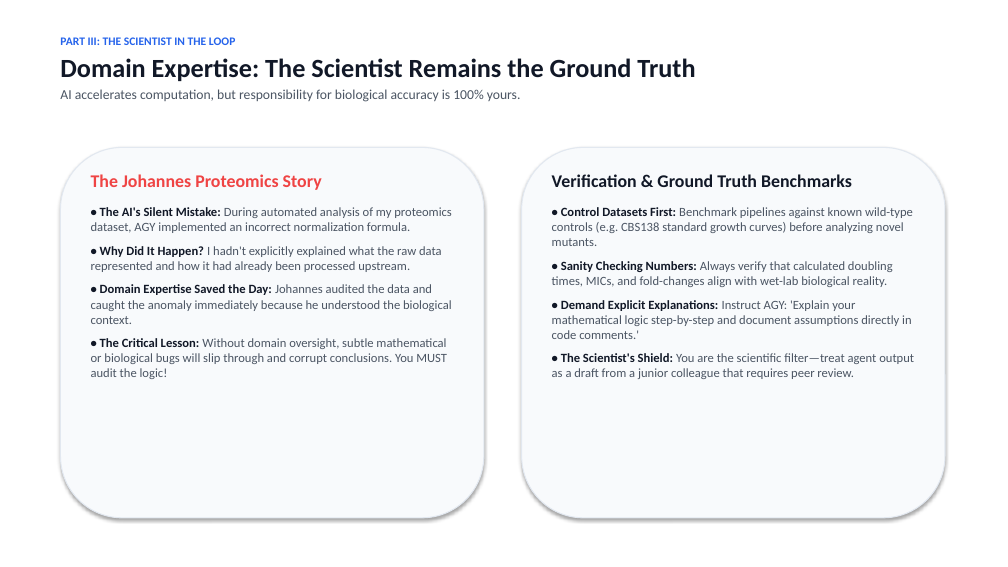
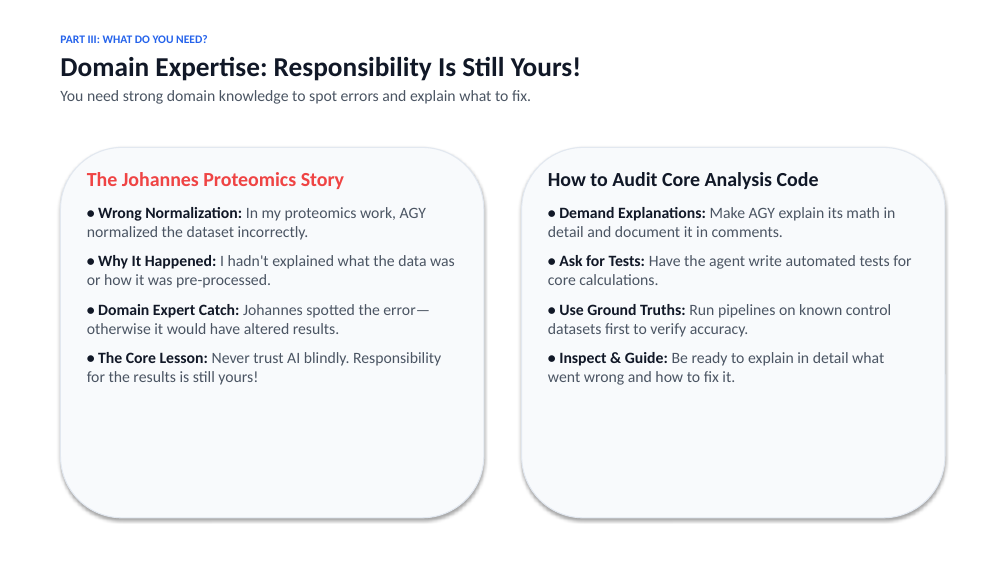
Before and after one commit to berman-lab/antigravity-intoduction-presentation, a slide deck: slide 13 of antigravity_lab_presentation.pptx. Drawn at 1008x567 pixels with LibreOffice and Linux fonts; fonts in the diff are those of the drawing. Boxes give left, top, right and bottom in pixels: in the first picture for what was removed or moved away, otherwise in the second. Text is boxed around its words. In the diff, an @@ line names an element or a change of style, - is before the commit and + after.

```diff
--- a/antigravity_lab_presentation.pptx
+++ b/antigravity_lab_presentation.pptx
@@ text at (60,35,581,104): text changed; size 13 to 15 pt @@
-PART III: THE SCIENTIST IN THE LOOP
-Domain Expertise: The Scientist Remains the Ground Truth
-AI accelerates computation, but responsibility for biological accuracy is 100% yours.
+PART III: WHAT DO YOU NEED?
+Domain Expertise: Responsibility Is Still Yours!
+You need strong domain knowledge to spot errors and explain what to fix.
@@ text at (87,172,344,189): size 17 to 19 pt in "The Johannes Proteomics Story" @@
@@ text at (548,172,911,385): text changed; size 12 to 15 pt @@
-Verification & Ground Truth Benchmarks
-• Control Datasets First: Benchmark pipelines against known wild-type controls (e.g. CBS138 standard growth curves) before analyzing novel mutants.
-• Sanity Checking Numbers: Always verify that calculated doubling times, MICs, and fold-changes align with wet-lab biological reality.
-• Demand Explicit Explanations: Instruct AGY: 'Explain your mathematical logic step-by-step and document assumptions directly in code comments.'
-• The Scientist's Shield: You are the scientific filter—treat agent output as a draft from a junior colleague that requires peer review.
+How to Audit Core Analysis Code
+• Demand Explanations: Make AGY explain its math in detail and document it in comments.
+• Ask for Tests: Have the agent write automated tests for core calculations.
+• Use Ground Truths: Run pipelines on known control datasets first to verify accuracy.
+• Inspect & Guide: Be ready to explain in detail what went wrong and how to fix it.
@@ text at (87,207,455,385): text changed; size 12 to 15 pt @@
-• The AI's Silent Mistake: During automated analysis of my proteomics dataset, AGY implemented an incorrect normalization formula.
-• Why Did It Happen? I hadn't explicitly explained what the raw data represented and how it had already been processed upstream.
-• Domain Expertise Saved the Day: Johannes audited the data and caught the anomaly immediately because he understood the biological context.
-• The Critical Lesson: Without domain oversight, subtle mathematical or biological bugs will slip through and corrupt conclusions. You MUST audit the logic!
+• Wrong Normalization: In my proteomics work, AGY normalized the dataset incorrectly.
+• Why It Happened: I hadn't explained what the data was or how it was pre-processed.
+• Domain Expert Catch: Johannes spotted the error—otherwise it would have altered results.
+• The Core Lesson: Never trust AI blindly. Responsibility for the results is still yours!
```
Also in this commit, not shown: 28 other slides changed, 1 other file.
